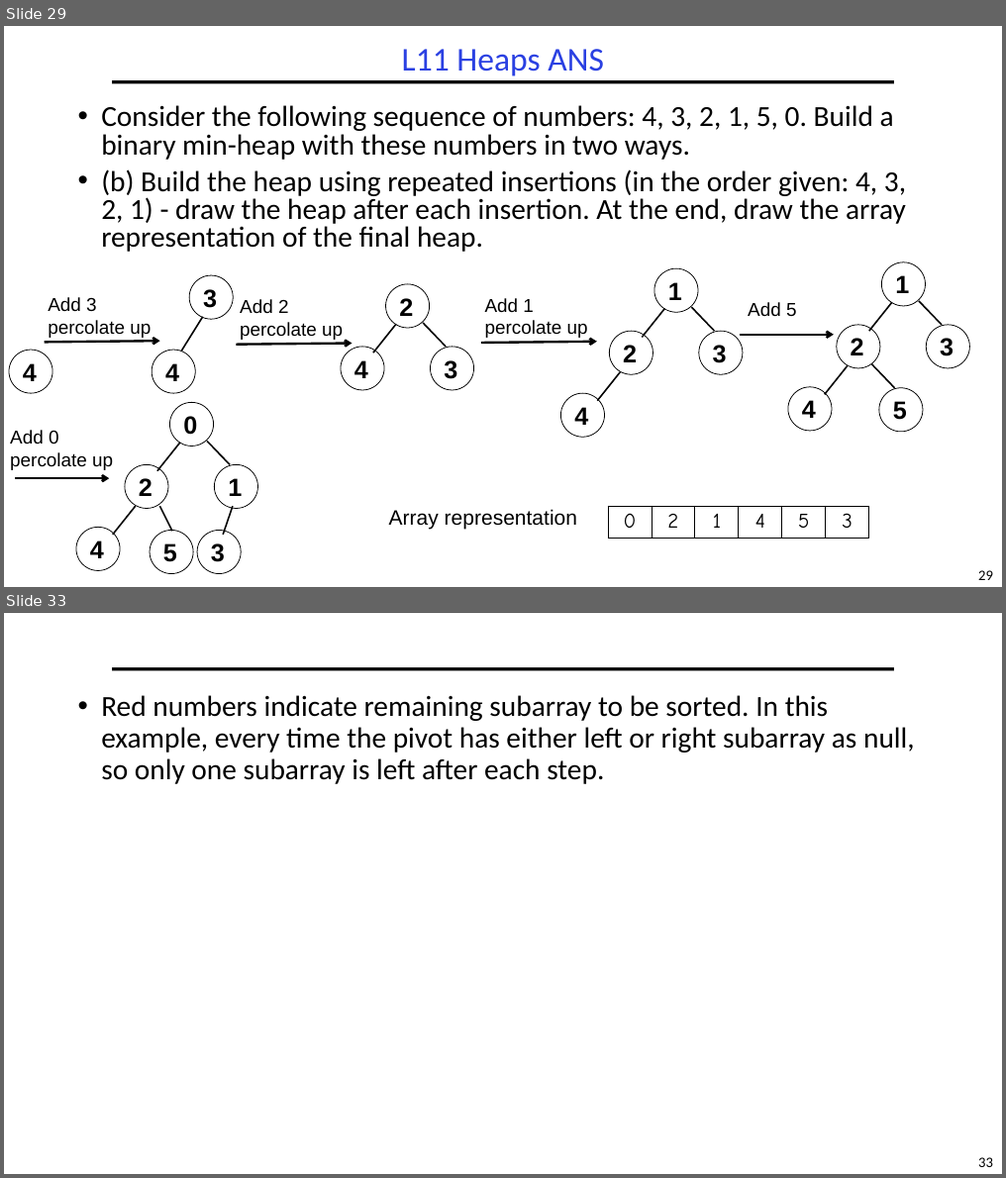
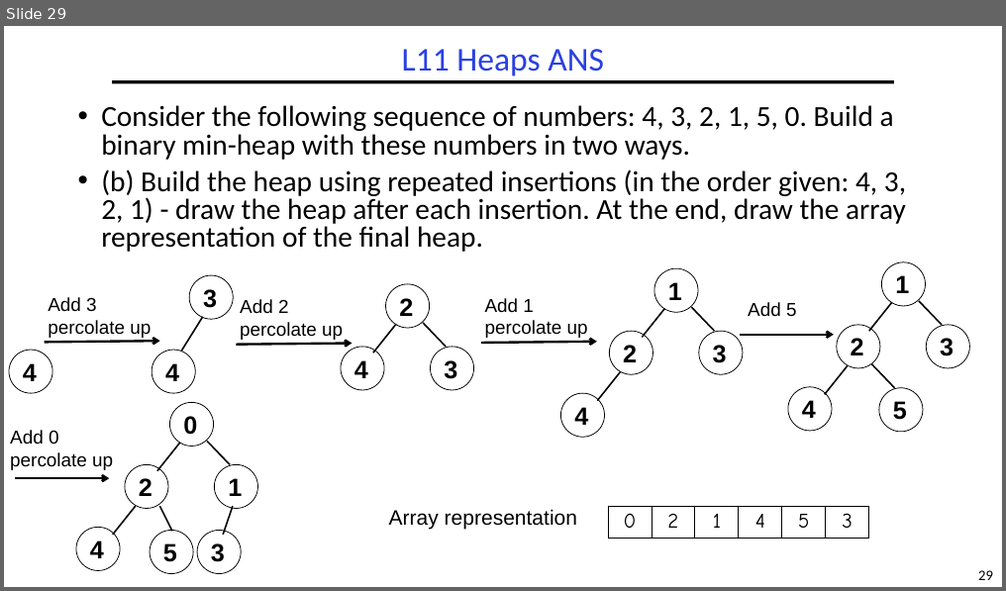
Before and after one commit to guhofstra/CSC111Fa25, a slide deck: PPTs/Exam/CSC017 FinalExam Sp2025 ANS.pptx. Shown one above the other, each under a label of ours: slides 29 and 33 before the commit, slide 29 after it; the slides between them are not shown. The pictures are 1006x1178 and 1006x591 pixels, drawn with LibreOffice and Linux fonts; fonts in the diff are those of the drawing. Boxes give left, top, right and bottom in pixels: in the first picture for what was removed or moved away, otherwise in the second. Text is boxed around its words. In the diff, an @@ line names an element or a change of style, - is before the commit and + after.

```diff
--- a/PPTs/Exam/CSC017 FinalExam Sp2025 ANS.pptx
+++ b/PPTs/Exam/CSC017 FinalExam Sp2025 ANS.pptx
@@ slide 33 removed at box(4, 613, 1002, 1174), background #FFFFFF; not listed: 2 template elements that a slide beside it also shows @@
@@ text removed at box(101, 695, 915, 784) @@
-• Red numbers indicate remaining subarray to be sorted. In this example, every time the pivot has either left or right subarray as null, so only one subarray is left after each step.
```
Also in this commit, not shown: 3 slides changed, 3 other files.
